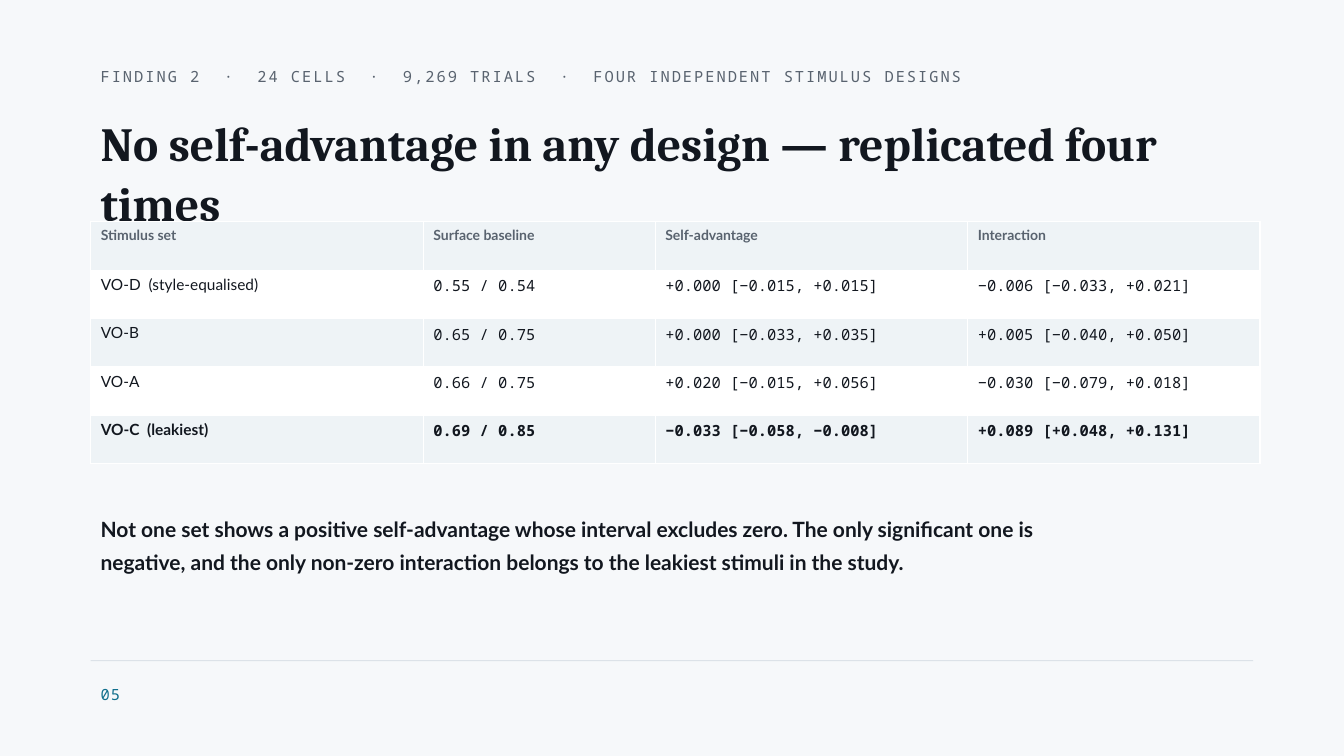
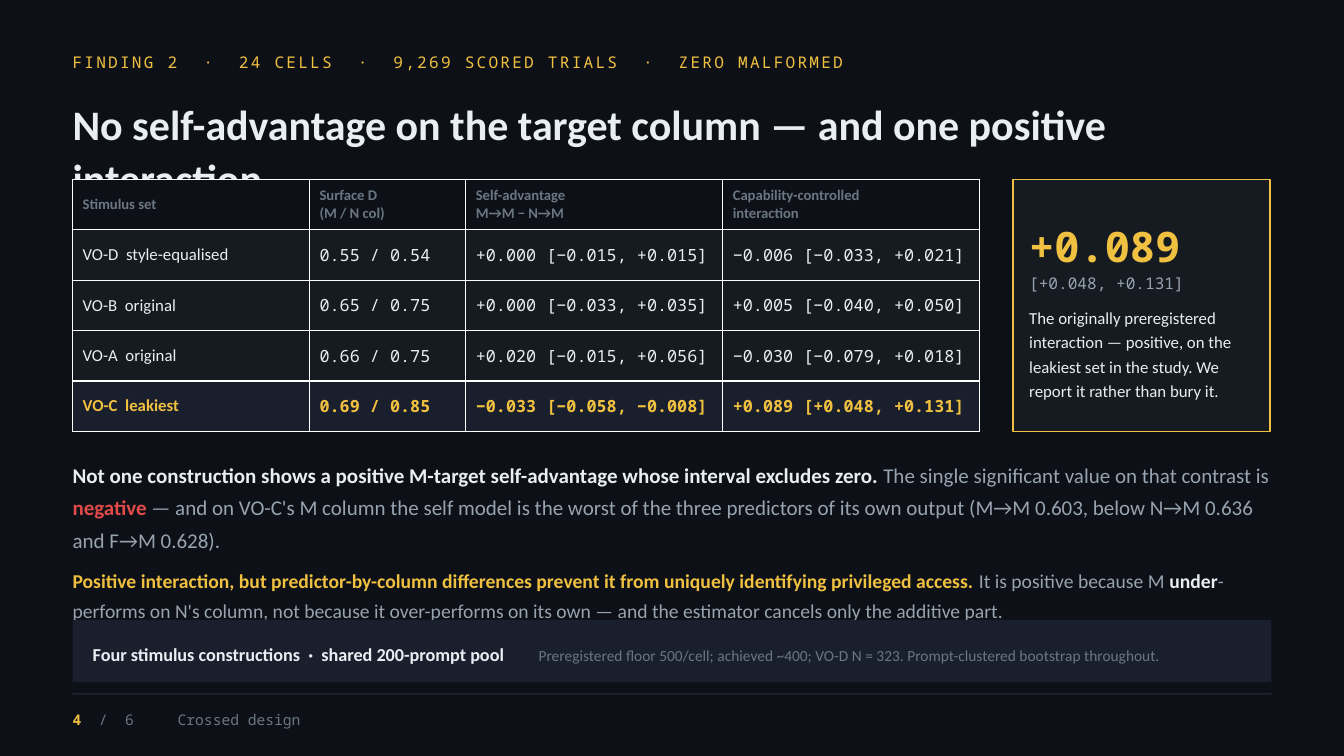
Before and after one commit to UbaJaz/Digital_Minds_Research, a slide deck: slide 4 of Digital_Minds_Track3_Slides.pptx (slide 5 before the commit). Drawn at 1344x756 pixels with LibreOffice and Linux fonts; fonts in the diff are those of the drawing. Boxes give left, top, right and bottom in pixels: in the first picture for what was removed or moved away, otherwise in the second. Text is boxed around its words. In the diff, an @@ line names an element or a change of style, - is before the commit and + after.

```diff
--- a/Digital_Minds_Track3_Slides.pptx
+++ b/Digital_Minds_Track3_Slides.pptx
@@ background #F6F8FA to #0D1117 @@
@@ text at (73, 56, 843, 71): text changed; size 11 to 11.5 pt; text colour #59636F to #F0C040 @@
-FINDING 2 · 24 CELLS · 9,269 TRIALS · FOUR INDEPENDENT STIMULUS DESIGNS
+FINDING 2 · 24 CELLS · 9,269 SCORED TRIALS · ZERO MALFORMED
@@ text at (73, 110, 1106, 204): text changed; size 34 to 30 pt; font Cambria to Calibri; text colour #12171F to #E9EEF4 @@
-No self-advantage in any design — replicated four times
+No self-advantage on the target column — and one positive interaction
@@ table at (73, 179, 980, 432) @@
-row 1: Stimulus set | Surface baseline | Self-advantage | Interaction
+row 1: Stimulus set | Surface D / (M / N col) | Self-advantage / M→M − N→M | Capability-controlled / interaction
-row 2, column 1: VO-D (style-equalised)
+row 2, column 1: VO-D style-equalised
-row 3, column 1: VO-B
+row 3, column 1: VO-B original
-row 4, column 1: VO-A
+row 4, column 1: VO-A original
-row 5, column 1: VO-C (leakiest)
+row 5, column 1: VO-C leakiest
@@ fill #EEF3F6 to #0D1117 in row 1 @@
@@ fill #FFFFFF to #161B22 in 8 cells @@
@@ fill #EEF3F6 to #161B22 in row 3 @@
@@ fill #EEF3F6 to #1A1F2E in row 5 @@
@@ size 10 to 10.5 pt, font Lato to Calibri, text colour #59636F to #6B7683 in "Stimulus set" @@
@@ size 11 to 12 pt in "0.55 / 0.54", "+0.000 [−0.015, +0.015]", "−0.006 [−0.033, +0.021]", "0.65 / 0.75" and 8 more places @@
@@ text colour #12171F to #E9EEF4 in "0.55 / 0.54", "+0.000 [−0.015, +0.015]", "−0.006 [−0.033, +0.021]", "0.65 / 0.75" and 5 more places @@
@@ text colour #12171F to #F0C040 in "0.69 / 0.85", "−0.033 [−0.058, −0.008]", "+0.089 [+0.048, +0.131]" @@
@@ table: place and size @@
-table at (91, 222, 1260, 464)
+table at (73, 179, 980, 432)
@@ rectangle added at (1013, 179, 1270, 432), fill #161B22, outline #F0C040 1 pt, 12 pt, text #E9EEF4 @@
++0.089
+[+0.048, +0.131]
+The originally preregistered interaction — positive, on the leakiest set in the study. We report it rather than bury it.
@@ text added at (73, 468, 1269, 620), 15 pt, text #98A3B0 @@
+Not one construction shows a positive M-target self-advantage whose interval excludes zero. The single significant value on that contrast is negative — and on VO-C's M column the self model is the worst of the three predictors of its own output (M→M 0.603, below N→M 0.636 and F→M 0.628).
+Positive interaction, but predictor-by-column differences prevent it from uniquely identifying privileged access. It is positive because M under-performs on N's column, not because it over-performs on its own — and the estimator cancels only the additive part.
@@ text removed at (101, 521, 1034, 574) @@
-Not one set shows a positive self-advantage whose interval excludes zero. The only significant one is negative, and the only non-zero interaction belongs to the leakiest stimuli in the study.
@@ rectangle added at (73, 620, 1271, 683), fill #1A1F2E, 11 pt, text #6B7683 @@
+Four stimulus constructions · shared 200-prompt pool Preregistered floor 500/cell; achieved ~400; VO-D N = 323. Prompt-clustered bootstrap throughout.
@@ text removed at (101, 689, 121, 700) @@
-05
@@ rectangle: place and size @@
-rectangle at (91, 660, 1253, 661)
+rectangle at (73, 694, 1271, 695)
@@ rectangle at (73, 694, 1271, 695): fill #DCE2E8 to #2A323C @@
@@ text added at (73, 714, 301, 729), 10.5 pt, text #6B7683 @@
+4 / 6 Crossed design
```
Also in this commit, not shown: 5 slides added, 9 slides removed, 37 other files.
